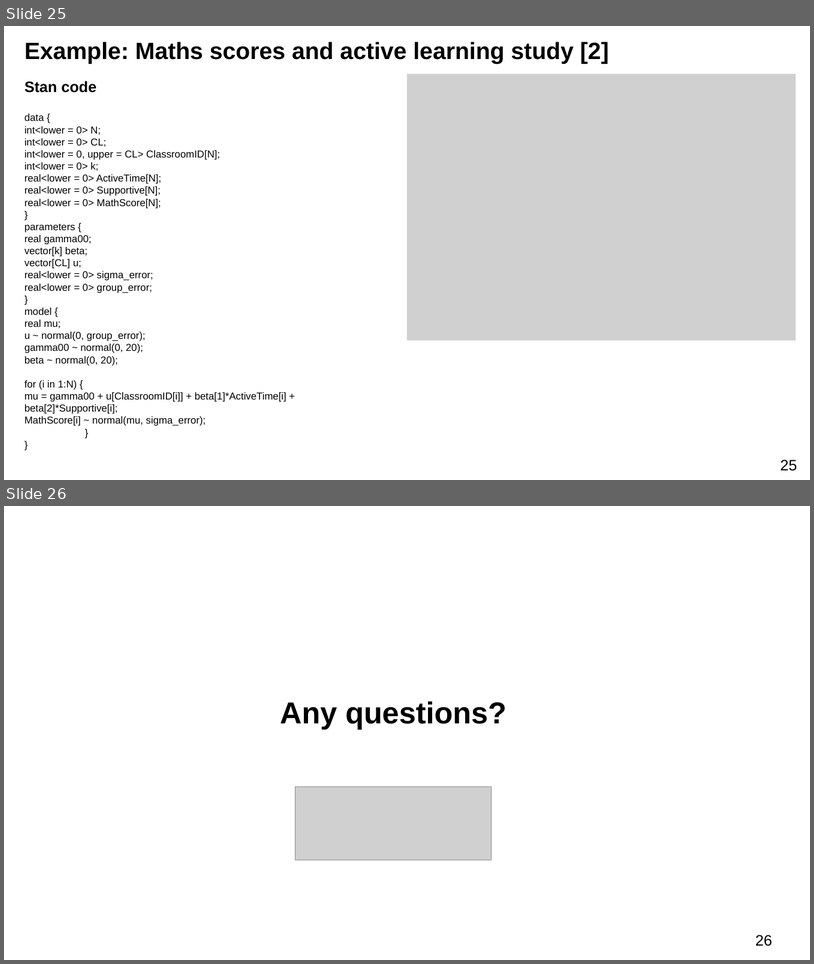
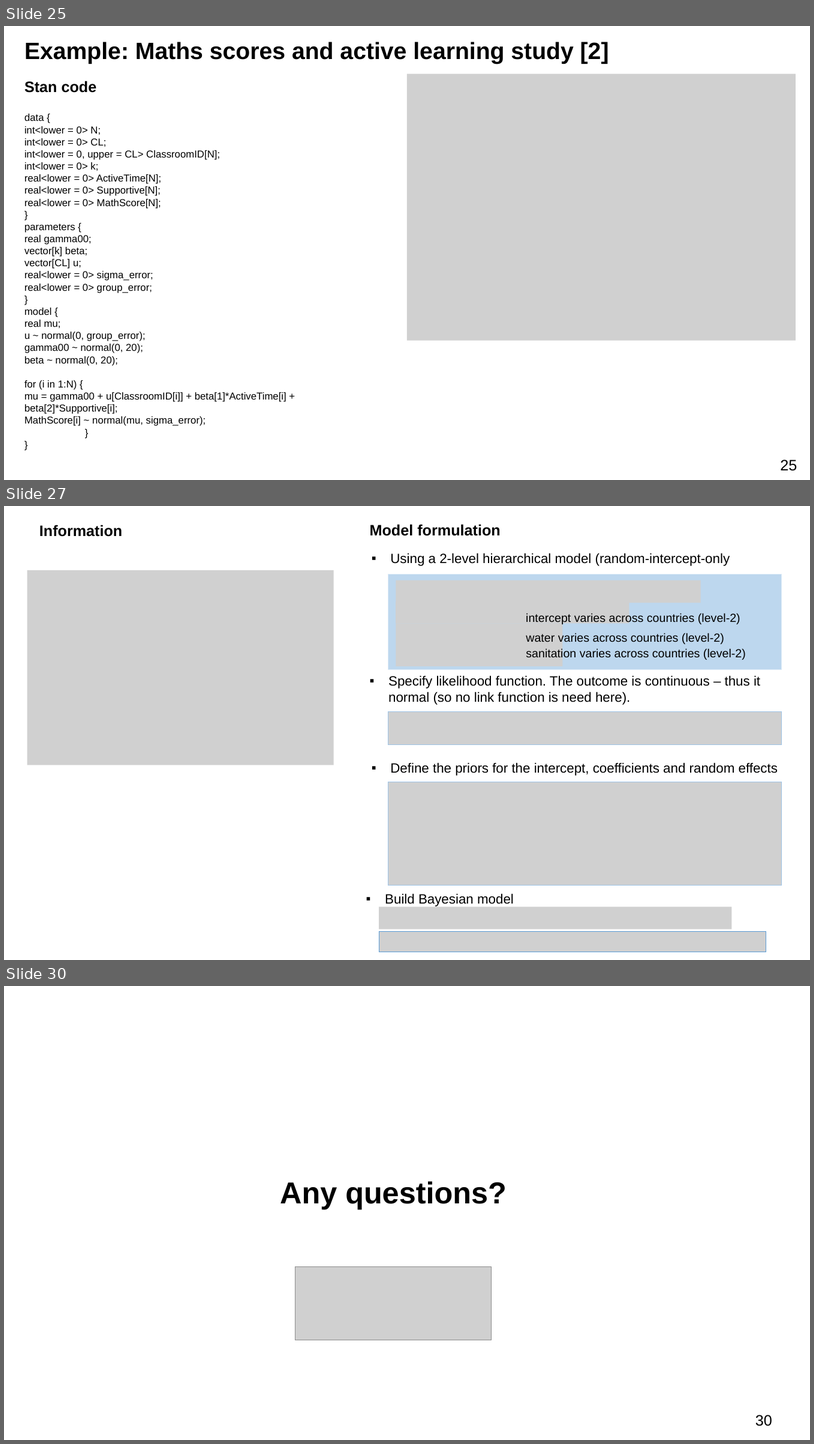
Before and after one commit to UCLPG-MSC-SGDS/GEOG0125, a slide deck: Lecture_notes_ppt/GEOG0125 Week 7 Lecture - Bayesian Hierarchical Models.pptx. Shown one above the other, each under a label of ours: slides 25 and 26 before the commit, slides 25, 27 and 30 after it; the slides between them are not shown. The pictures are 814x964 and 814x1444 pixels, drawn with LibreOffice and Linux fonts; fonts in the diff are those of the drawing; grey boxes stand for pictures. Boxes give left, top, right and bottom in pixels: in the first picture for what was removed or moved away, otherwise in the second. Text is boxed around its words. In the diff, an @@ line names an element or a change of style, - is before the commit and + after.

```diff
--- a/Lecture_notes_ppt/GEOG0125 Week 7 Lecture - Bayesian Hierarchical Models.pptx
+++ b/Lecture_notes_ppt/GEOG0125 Week 7 Lecture - Bayesian Hierarchical Models.pptx
@@ slide 27 added at (4,506,810,960), background #FFFFFF @@
@@ text added at (39,525,122,537), 18 pt, text #000000, bold @@
+Information
@@ text added at (370,524,500,536), 18 pt, text #000000, bold @@
+Model formulation
@@ text added at (390,553,731,566), 16 pt, text #000000 @@
+▪ Using a 2-level hierarchical model (random-intercept-only
@@ picture added at (27,570,333,765) @@
@@ rectangle added at (388,574,782,670), fill #BDD7EE, outline #DEEBF7 1 pt @@
@@ picture added at (396,580,701,603) @@
@@ picture added at (396,601,630,624) @@
@@ text added at (526,613,741,624), 14 pt, text #000000 @@
+intercept varies across countries (level-2)
@@ picture added at (396,624,563,645) @@
@@ picture added at (396,645,563,666) @@
@@ text added at (526,633,725,644), 14 pt, text #000000 @@
+water varies across countries (level-2)
@@ text added at (526,648,746,660), 14 pt, text #000000 @@
+sanitation varies across countries (level-2)
@@ text added at (389,675,761,705), 16 pt, text #000000 @@
+▪ Specify likelihood function. The outcome is continuous – thus it normal (so no link function is need here).
@@ picture added at (388,712,782,744) @@
@@ text added at (390,762,778,775), 16 pt, text #000000 @@
+▪ Define the priors for the intercept, coefficients and random effects
@@ picture added at (388,782,782,885) @@
@@ text added at (385,893,514,906), 16 pt, text #000000 @@
+▪ Build Bayesian model
@@ picture added at (379,906,732,929) @@
@@ picture added at (379,931,767,951) @@
@@ what was slide 26 is now slide 30 @@
@@ page number at (756,1414,773,1426): text changed @@
-26
+30
```
Also in this commit, not shown: 3 other slides added, 2 other files.
